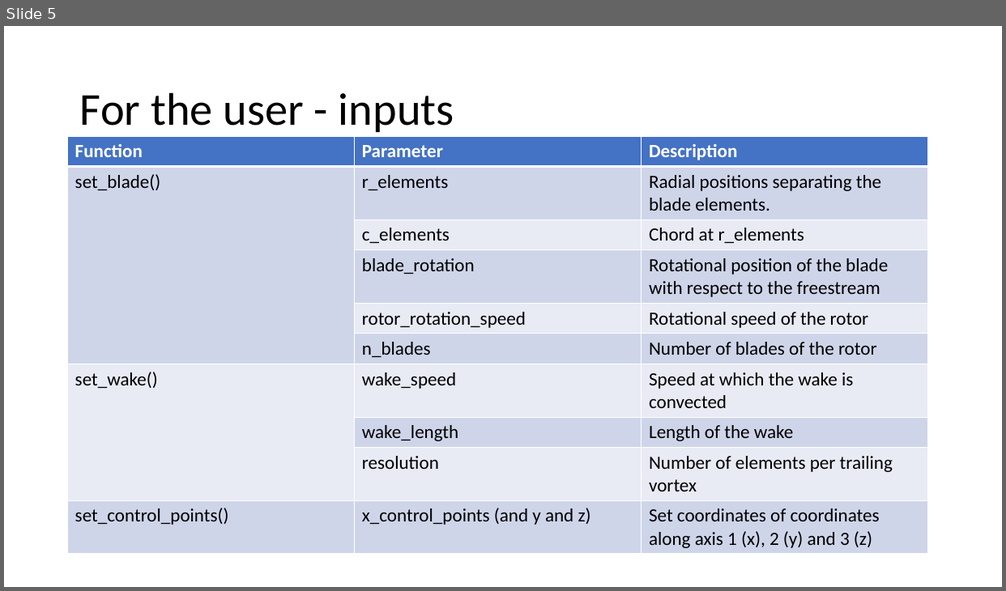
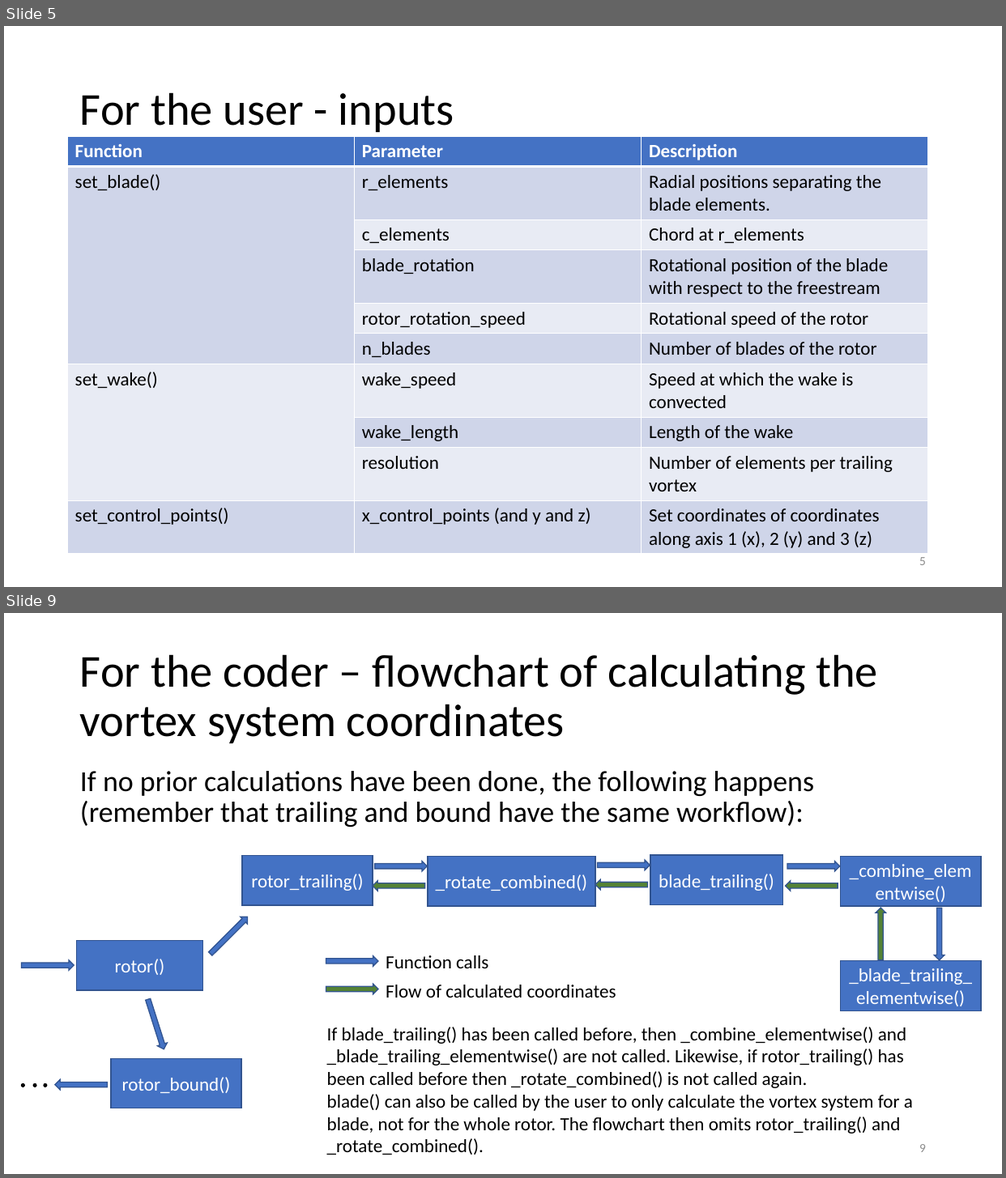
Before and after one commit to JonasMPN/LiftingLine, a slide deck: documentation/VortexSystem.pptx. Shown one above the other, each under a label of ours: slide 5 before the commit, slides 5 and 9 after it; the slides between them are not shown. The pictures are 1006x591 and 1006x1178 pixels, drawn with LibreOffice and Linux fonts; fonts in the diff are those of the drawing. Boxes give left, top, right and bottom in pixels: in the first picture for what was removed or moved away, otherwise in the second. Text is boxed around its words. In the diff, an @@ line names an element or a change of style, - is before the commit and + after.

```diff
--- a/documentation/VortexSystem.pptx
+++ b/documentation/VortexSystem.pptx
@@ slide 9 added at (4,613,1002,1174), background #FFFFFF @@
@@ title added at (80,654,878,743), 44 pt, text #000000 @@
+For the coder – flowchart of calculating the vortex system coordinates
@@ text added at (80,771,814,827), 28 pt, text #000000 @@
+If no prior calculations have been done, the following happens (remember that trailing and bound have the same workflow):
@@ rectangle added at (242,855,373,905), fill #4472C4, outline #325491 1 pt, 18 pt, text #FFFFFF @@
+rotor_trailing()
@@ rectangle added at (651,855,783,905), fill #4472C4, outline #325491 1 pt, 18 pt, text #FFFFFF @@
+blade_trailing()
@@ right arrow added at (374,862,427,872), fill #4472C4, outline #325491 1 pt @@
@@ rectangle added at (428,856,595,906), fill #4472C4, outline #325491 1 pt, 18 pt, text #FFFFFF @@
+_rotate_combined()
@@ right arrow added at (595,879,648,890), fill #548235, outline #325491 1 pt @@
@@ right arrow added at (598,860,650,871), fill #4472C4, outline #325491 1 pt @@
@@ right arrow added at (788,862,840,872), fill #4472C4, outline #325491 1 pt @@
@@ rectangle added at (840,856,981,906), fill #4472C4, outline #325491 1 pt, 18 pt, text #FFFFFF @@
+_combine_elementwise()
@@ right arrow added at (373,881,424,892), fill #548235, outline #325491 1 pt @@
@@ right arrow added at (786,881,838,892), fill #548235, outline #325491 1 pt @@
@@ right arrow added at (207,914,252,958), fill #4472C4, outline #325491 1 pt @@
@@ right arrow added at (876,908,886,960), fill #548235, outline #325491 1 pt @@
@@ right arrow added at (935,908,945,960), fill #4472C4, outline #325491 1 pt @@
@@ rectangle added at (77,941,203,991), fill #4472C4, outline #325491 1 pt, 18 pt, text #FFFFFF @@
+rotor()
@@ right arrow added at (21,960,74,971), fill #4472C4, outline #325491 1 pt @@
@@ right arrow added at (326,956,378,967), fill #4472C4, outline #325491 1 pt @@
@@ text added at (386,956,488,969), 18 pt, text #000000 @@
+Function calls
@@ rectangle added at (840,961,981,1012), fill #4472C4, outline #325491 1 pt, 18 pt, text #FFFFFF @@
+_blade_trailing_elementwise()
@@ right arrow added at (143,999,169,1051), fill #4472C4, outline #325491 1 pt @@
@@ right arrow added at (326,984,378,995), fill #548235, outline #325491 1 pt @@
@@ text added at (386,985,616,998), 18 pt, text #000000 @@
+Flow of calculated coordinates
@@ text added at (327,1027,913,1155), 18 pt, text #000000 @@
+If blade_trailing() has been called before, then _combine_elementwise() and
+_blade_trailing_elementwise() are not called. Likewise, if rotor_trailing() has
+been called before then _rotate_combined() is not called again.
+blade() can also be called by the user to only calculate the vortex system for a
+blade, not for the whole rotor. The flowchart then omits rotor_trailing() and
+_rotate_combined().
@@ rectangle added at (111,1059,241,1109), fill #4472C4, outline #325491 1 pt, 18 pt, text #FFFFFF @@
+rotor_bound()
@@ ellipse added at (21,1084,24,1087), fill #000000, outline #000000 1 pt @@
@@ ellipse added at (33,1084,36,1087), fill #000000, outline #000000 1 pt @@
@@ ellipse added at (44,1084,47,1087), fill #000000, outline #000000 1 pt @@
@@ right arrow added at (55,1080,108,1091), fill #4472C4, outline #325491 1 pt @@
@@ page number added at (919,1144,926,1152), 12 pt, text #8C8C8C @@
+9
@@ slide 5 changed as well @@
@@ page number added at (919,557,926,565), 12 pt, text #8C8C8C @@
+5
```
Also in this commit, not shown: 5 other slides changed, 3 other slides added.
